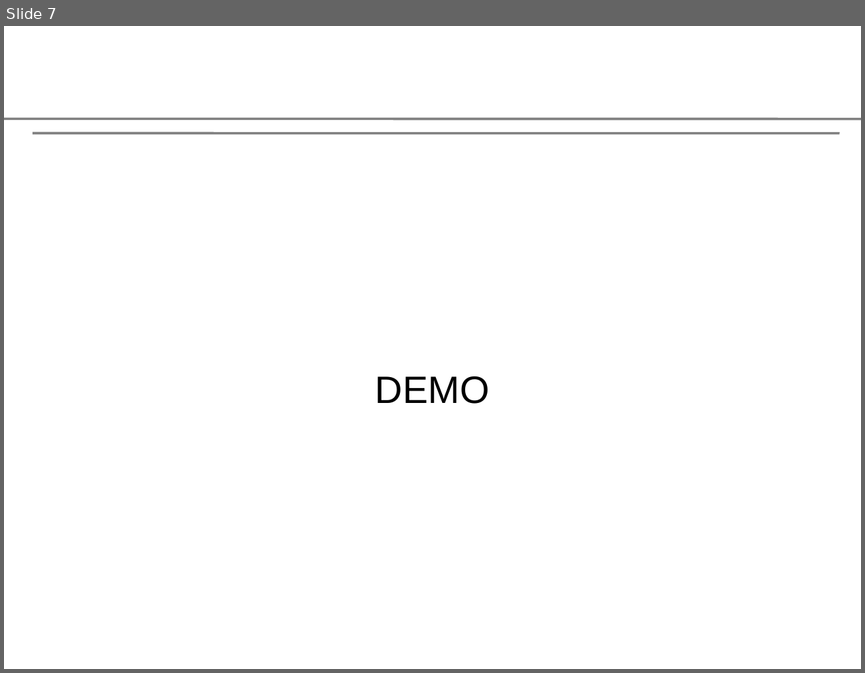
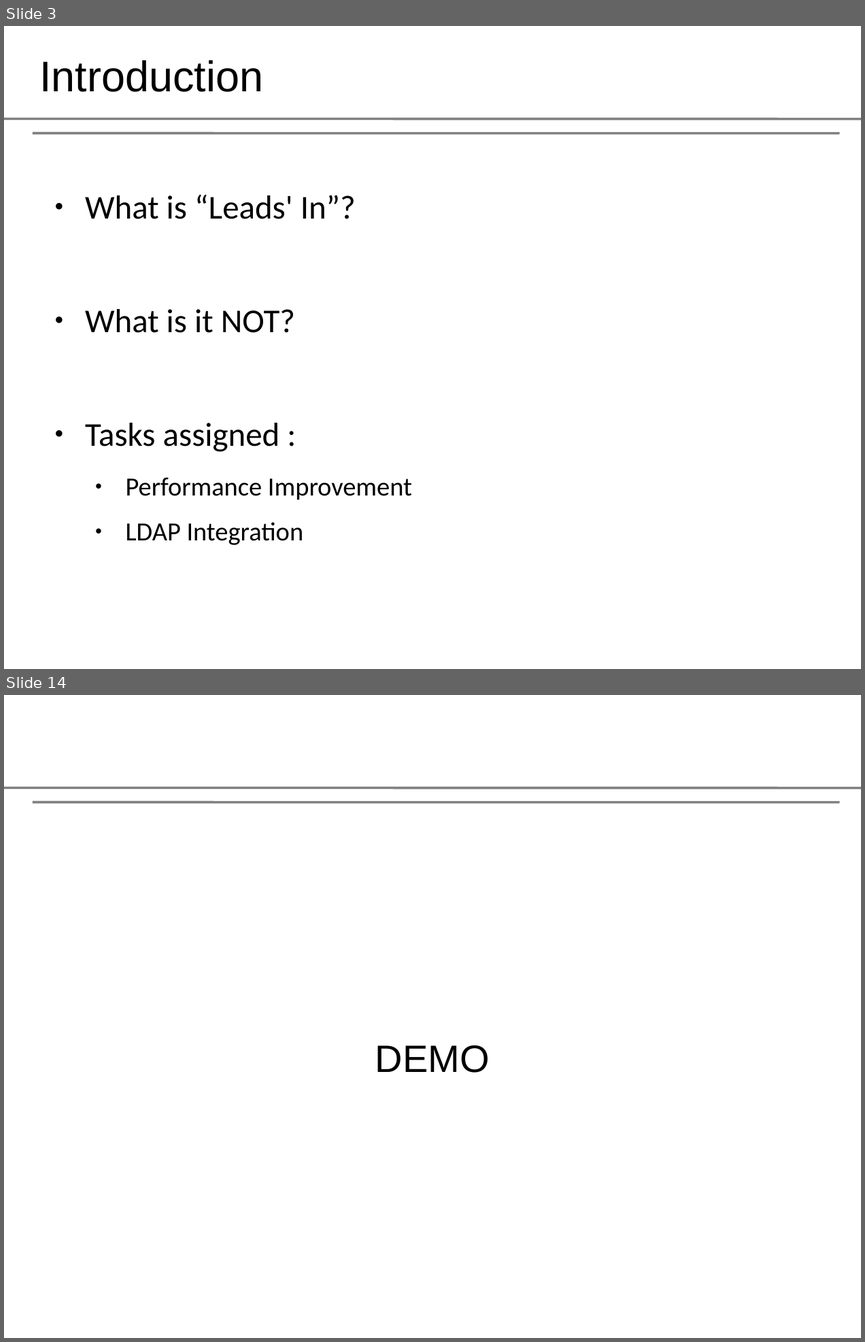
Before and after one commit to aashish-pathak/leadsnetwork, a slide deck: leads_in.odp. Shown one above the other, each under a label of ours: slide 7 before the commit, slides 3 and 14 after it; the slides between them are not shown. The pictures are 865x673 and 865x1342 pixels, drawn with LibreOffice and Linux fonts; fonts in the diff are those of the drawing; background and template pictures are left out. Boxes give left, top, right and bottom in pixels: in the first picture for what was removed or moved away, otherwise in the second. Text is boxed around its words. In the diff, an @@ line names an element or a change of style, - is before the commit and + after.

```diff
--- a/leads_in.odp
+++ b/leads_in.odp
@@ slide 3 added at [4,26,861,669], background #FFFFFF; not listed: 2 template elements that a slide beside it also shows @@
@@ title added at [39,60,263,92], 36 pt, text #000000 @@
+Introduction
@@ text added at [85,195,412,545], 28 pt, text #000000 @@
+● What is “Leads' In”?
+● What is it NOT?
+● Tasks assigned :
+  ● Performance Improvement
+  ● LDAP Integration
@@ what was slide 7 is now slide 14 @@
```
Also in this commit, not shown: 2 slides changed, 20 other slides added, 1 slide removed.
